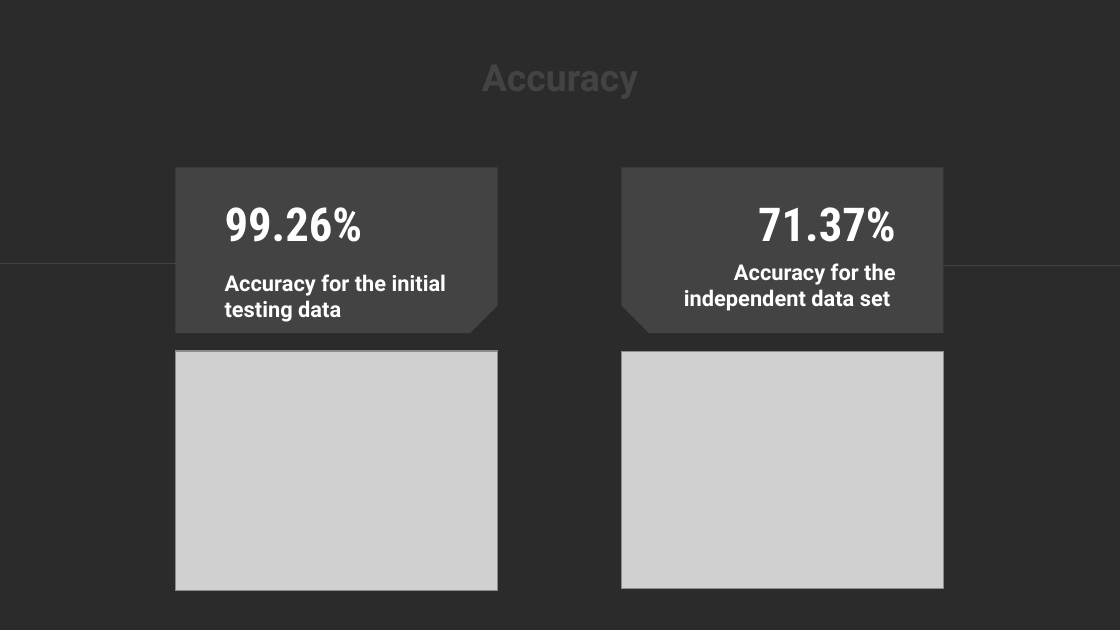
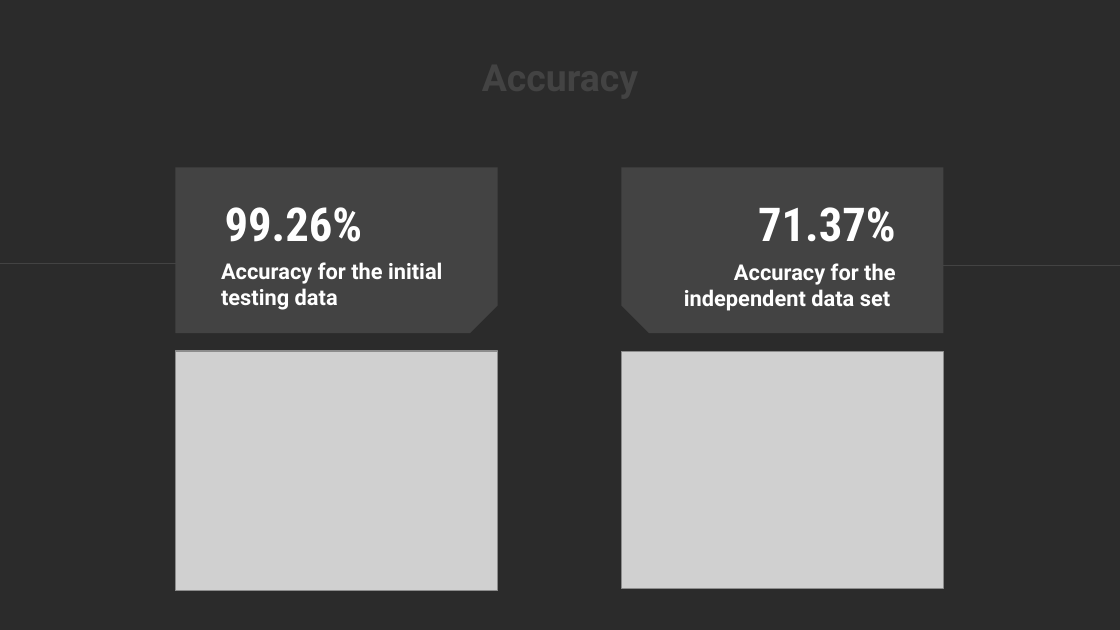
Before and after one commit to Novi0106/Final-Project-Fake-News-Detector, a slide deck: slide 6 of 4. Final tool/Final_Presentation.pptx. Drawn at 1120x630 pixels with LibreOffice and Linux fonts; fonts in the diff are those of the drawing; grey boxes stand for pictures; background and template pictures are left out; a plain dark background stands for a picture behind light text. Boxes give left, top, right and bottom in pixels: in the first picture for what was removed or moved away, otherwise in the second. Text is boxed around its words. In the diff, an @@ line names an element or a change of style, - is before the commit and + after.

```diff
--- a/4. Final tool/Final_Presentation.pptx
+++ b/4. Final tool/Final_Presentation.pptx
@@ title "Accuracy for the initial testing ..." moved from (x1=225, y1=274, x2=446, y2=322) to (x1=221, y1=262, x2=442, y2=310) @@
```
Also in this commit, not shown: 2 other slides changed, 3 other files.
